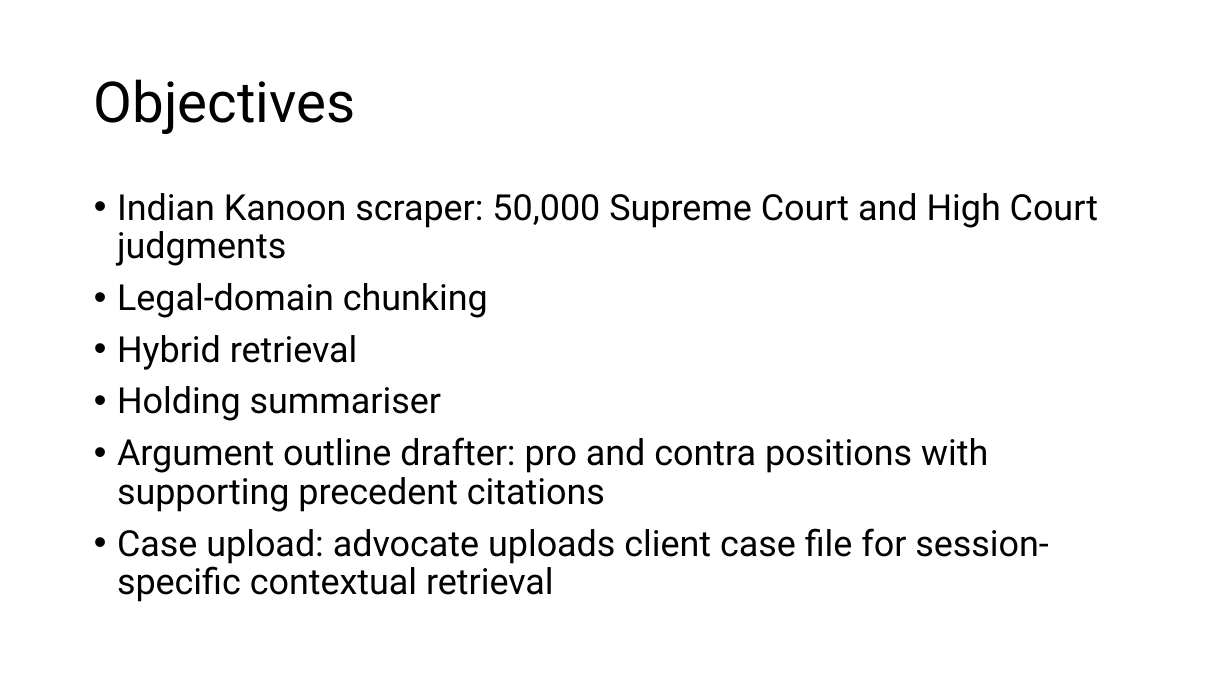
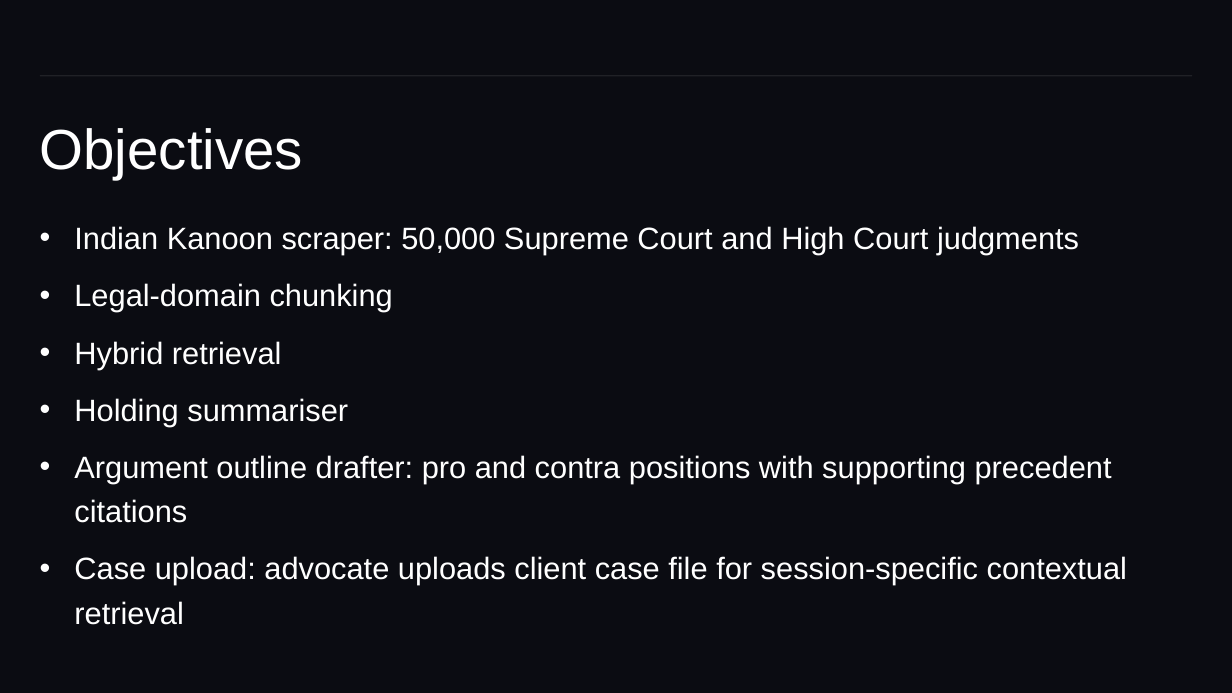
Before and after one commit to AryanArora13/Project-work, a slide deck: slide 4 of Zeroth review - Legal RAG.pptx. Drawn at 1232x693 pixels with LibreOffice and Linux fonts; fonts in the diff are those of the drawing. Boxes give left, top, right and bottom in pixels: in the first picture for what was removed or moved away, otherwise in the second. Text is boxed around its words. In the diff, an @@ line names an element or a change of style, - is before the commit and + after.

```diff
--- a/Zeroth review - Legal RAG.pptx
+++ b/Zeroth review - Legal RAG.pptx
@@ background #FFFFFF to #0B0C12 @@
@@ title "Objectives": place and size @@
-title "Objectives" at (94,79,356,134)
+title "Objectives" at (40,128,303,179)
@@ title "Objectives" at (40,128,303,179): font Roboto to Arial, text colour #000000 to #FFFFFF; line spacing 0.9 to 0.85; vertical alignment middle to bottom @@
@@ line added from (1192, 76) to (40, 76), #BFBFBF 0.5 pt @@
@@ text "Indian Kanoon scraper: 50,000 Supreme ...": place and size @@
-text "Indian Kanoon scraper: 50,000 Supreme ..." at (117,193,1098,602)
+text "Indian Kanoon scraper: 50,000 Supreme ..." at (74,226,1127,625)
@@ text "Indian Kanoon scraper: 50,000 Supreme ..." at (74,226,1127,625): size 28 to 24 pt, font Roboto to Arial, text colour #000000 to #FFFFFF; indent changed; line spacing 0.9 to 1.2 @@
```
Also in this commit, not shown: 5 other slides changed, 1 other file.
